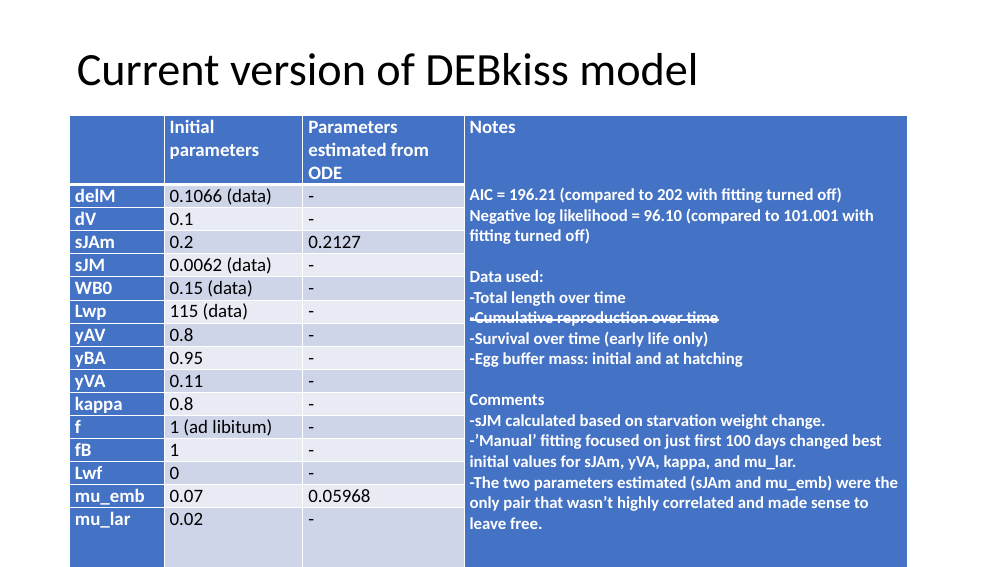
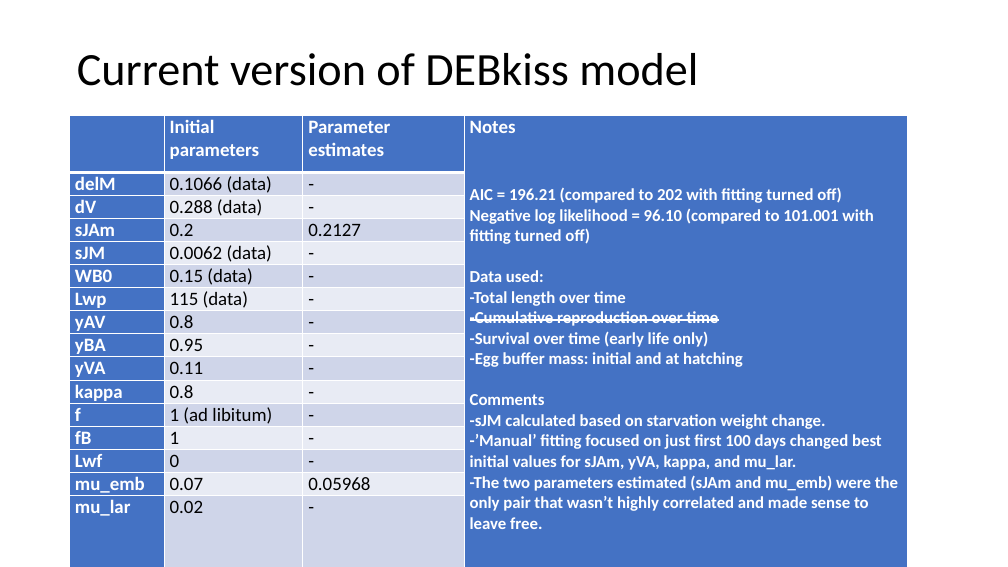
Before and after one commit to tschwemmer/MenidiaOA, a slide deck: slide 2 of DEBkiss results/Current version and updates.pptx. Drawn at 1008x567 pixels with LibreOffice and Linux fonts; fonts in the diff are those of the drawing. Boxes give left, top, right and bottom in pixels: in the first picture for what was removed or moved away, otherwise in the second. Text is boxed around its words. In the diff, an @@ line names an element or a change of style, - is before the commit and + after.

Commit message:
Edits to DEBkiss update slides

```diff
--- a/DEBkiss results/Current version and updates.pptx
+++ b/DEBkiss results/Current version and updates.pptx
@@ table at (70, 115, 907, 533) @@
-row 1, column 3: Parameters estimated from ODE
+row 1, column 3: Parameter estimates
-row 3, column 2: 0.1
+row 3, column 2: 0.288 (data)
```
Also in this commit, not shown: 1 other slide changed, 2 slides added.
